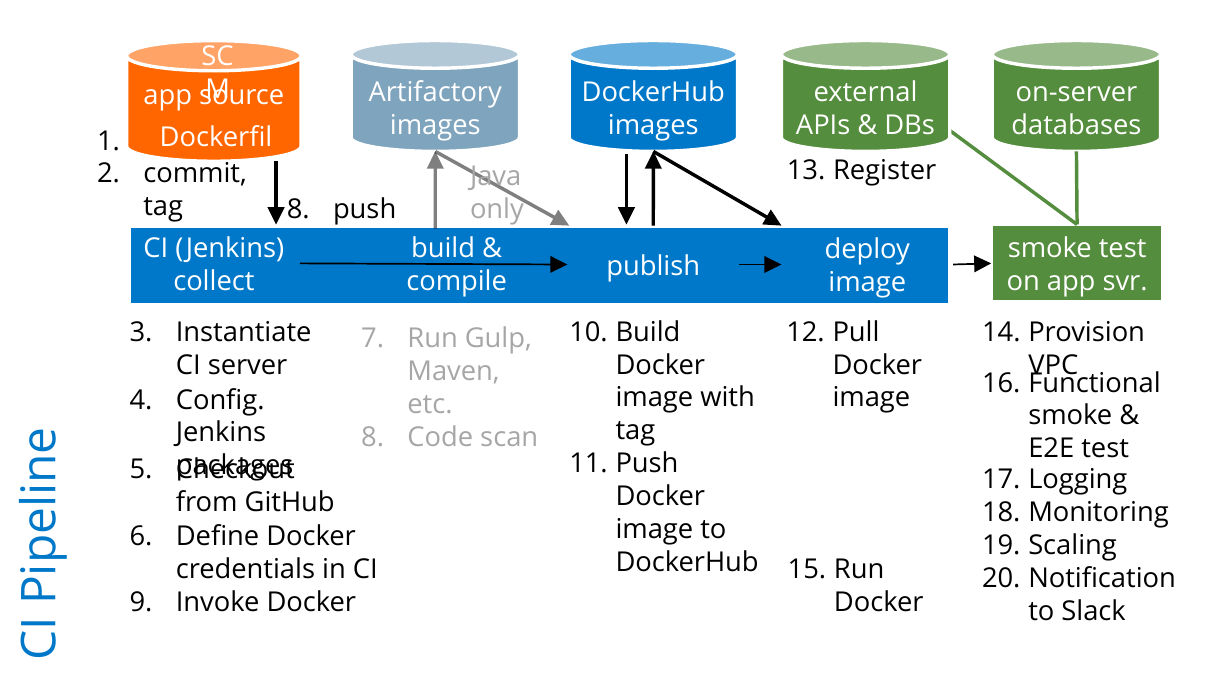
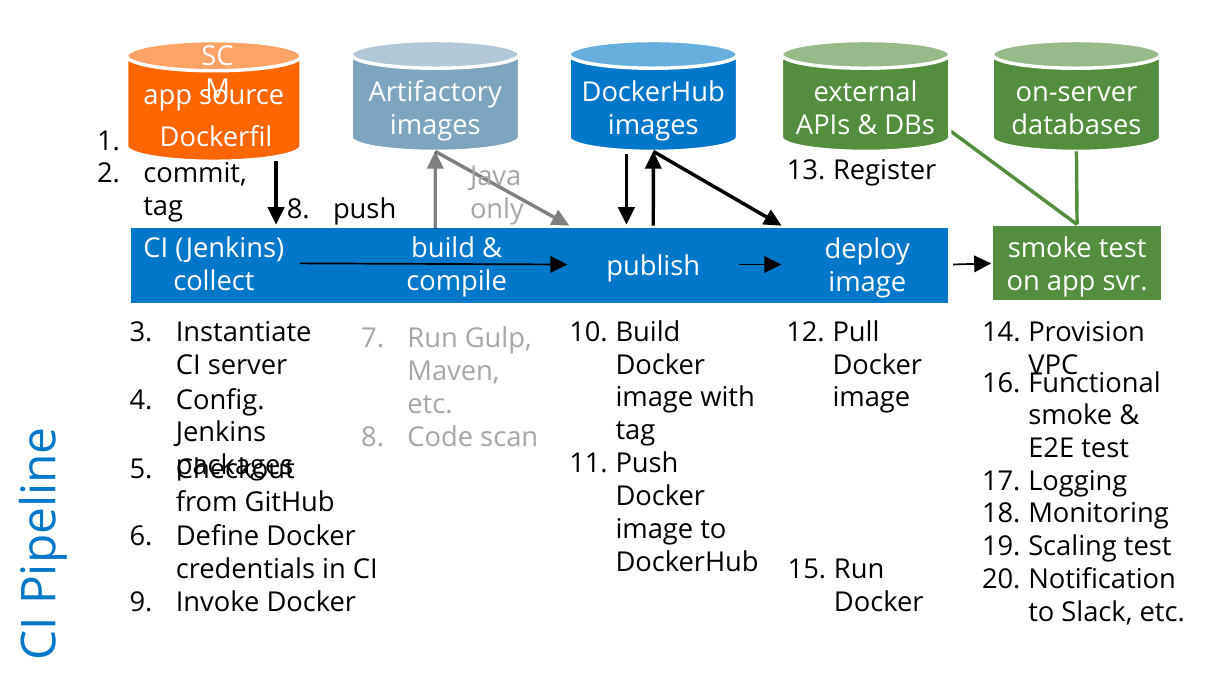
Before and after one commit to rkuma183/wilsonmar.github.io, a slide deck: slide 7 of fig/ci-pipeline-v01.pptx (slide 2 before the commit). Drawn at 1232x693 pixels with LibreOffice and Linux fonts; fonts in the diff are those of the drawing. Boxes give left, top, right and bottom in pixels: in the first picture for what was removed or moved away, otherwise in the second. Text is boxed around its words. In the diff, an @@ line names an element or a change of style, - is before the commit and + after.

Commit message:
pipeline

```diff
--- a/fig/ci-pipeline-v01.pptx
+++ b/fig/ci-pipeline-v01.pptx
@@ text at [1028,534,1185,625]: text changed @@
-19. Scaling
-20. Notification to Slack
+19. Scaling test
+20. Notification to Slack, etc.
```
Also in this commit, not shown: 5 slides added, 3 other files.
